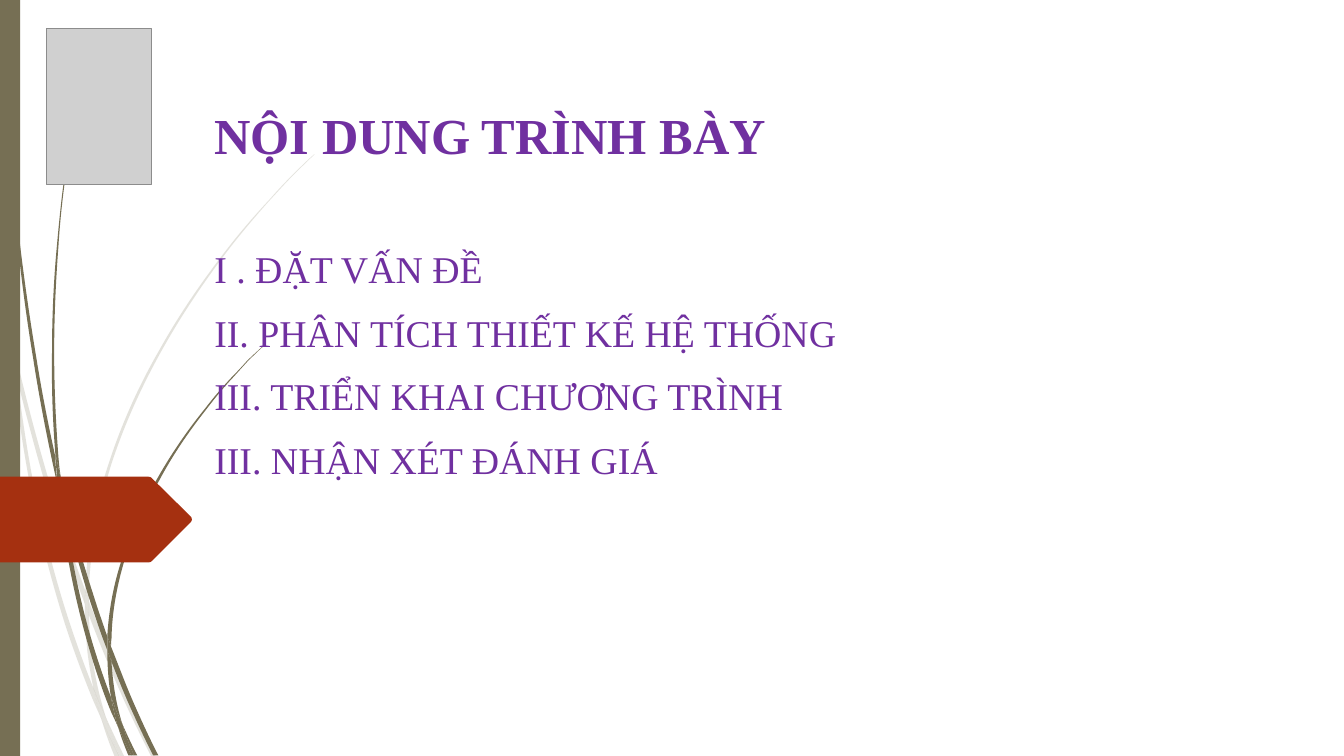
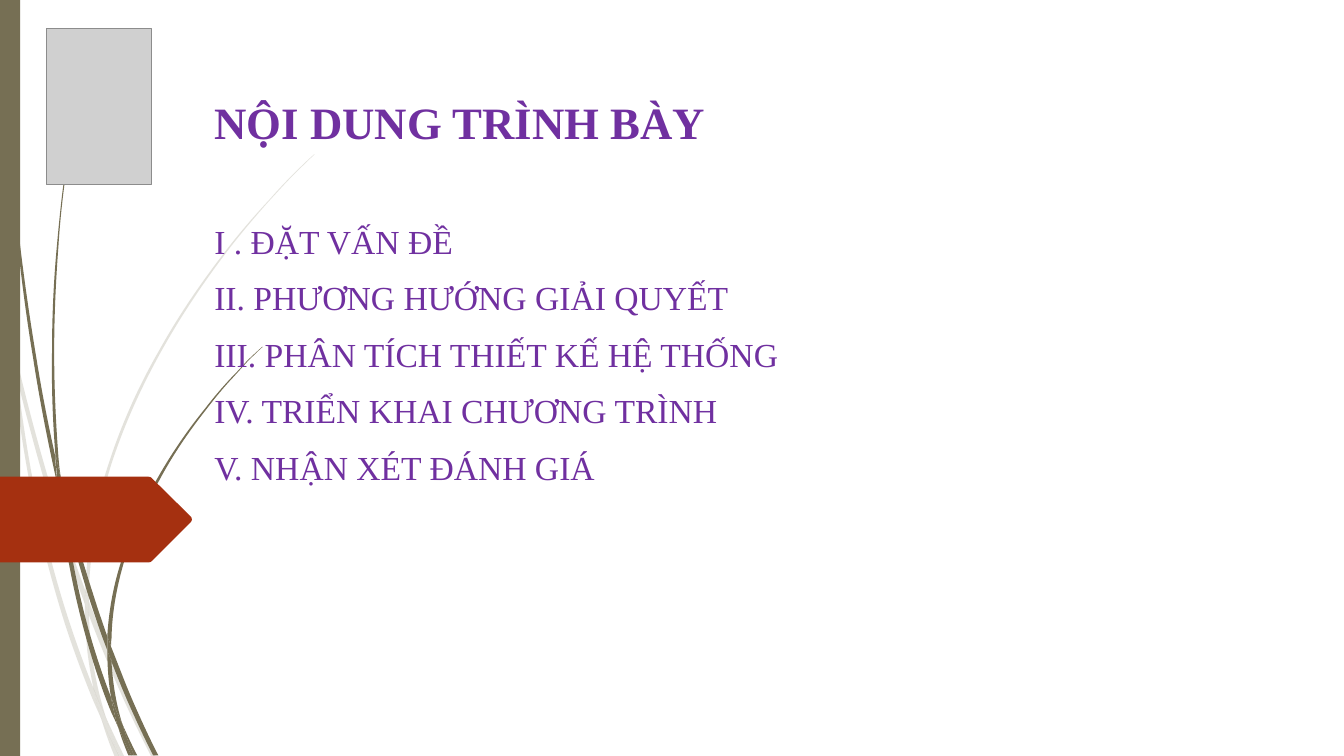
Before and after one commit to thanhgonzalo/datn, a slide deck: slide 2 of Slide.ppt. Drawn at 1344x756 pixels with LibreOffice and Linux fonts; fonts in the diff are those of the drawing; grey boxes stand for pictures; background and template pictures are left out. Boxes give left, top, right and bottom in pixels: in the first picture for what was removed or moved away, otherwise in the second. Text is boxed around its words. In the diff, an @@ line names an element or a change of style, - is before the commit and + after.

Commit message:
update slide

```diff
--- a/Slide.ppt
+++ b/Slide.ppt
@@ title at [214, 104, 778, 486]: text changed; size 27 to 24 pt @@
-NỘI DUNG TRÌNH BÀY
-I . ĐẶT VẤN ĐỀ
-II. PHÂN TÍCH THIẾT KẾ HỆ THỐNG
-III. TRIỂN KHAI CHƯƠNG TRÌNH
-III. NHẬN XÉT ĐÁNH GIÁ
+NỘI DUNG TRÌNH BÀY
+I . ĐẶT VẤN ĐỀ
+II. PHƯƠNG HƯỚNG GIẢI QUYẾT
+III. PHÂN TÍCH THIẾT KẾ HỆ THỐNG
+IV. TRIỂN KHAI CHƯƠNG TRÌNH
+V. NHẬN XÉT ĐÁNH GIÁ
```
Also in this commit, not shown: 12 slides added, 8 slides removed.
